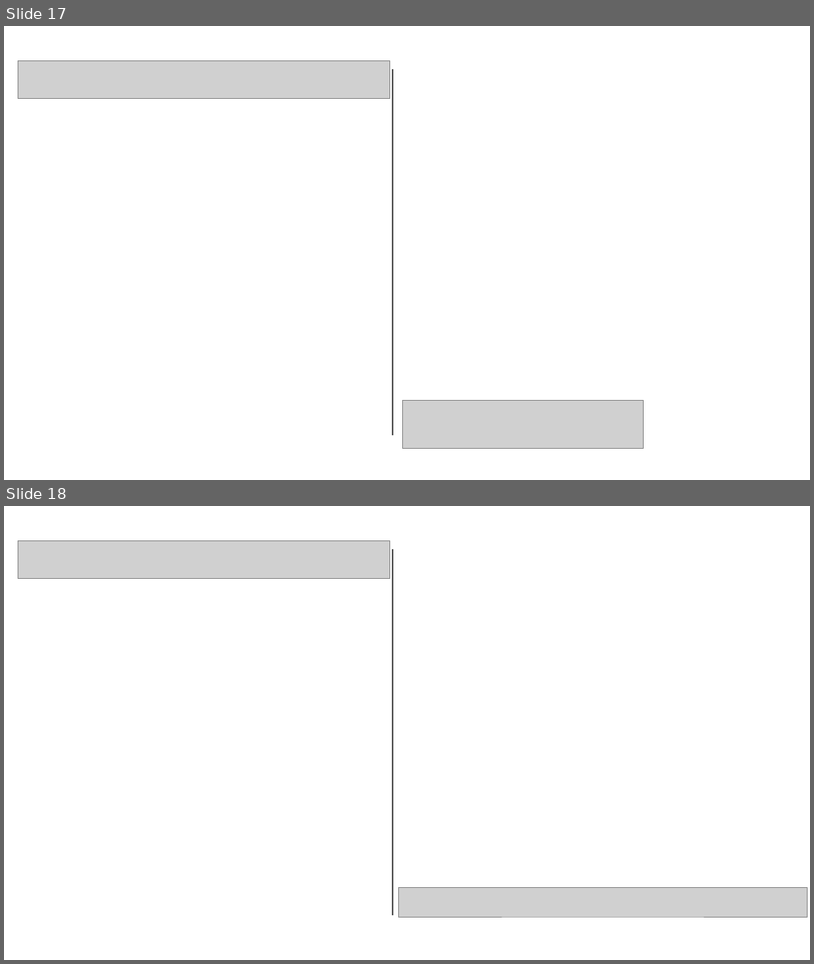
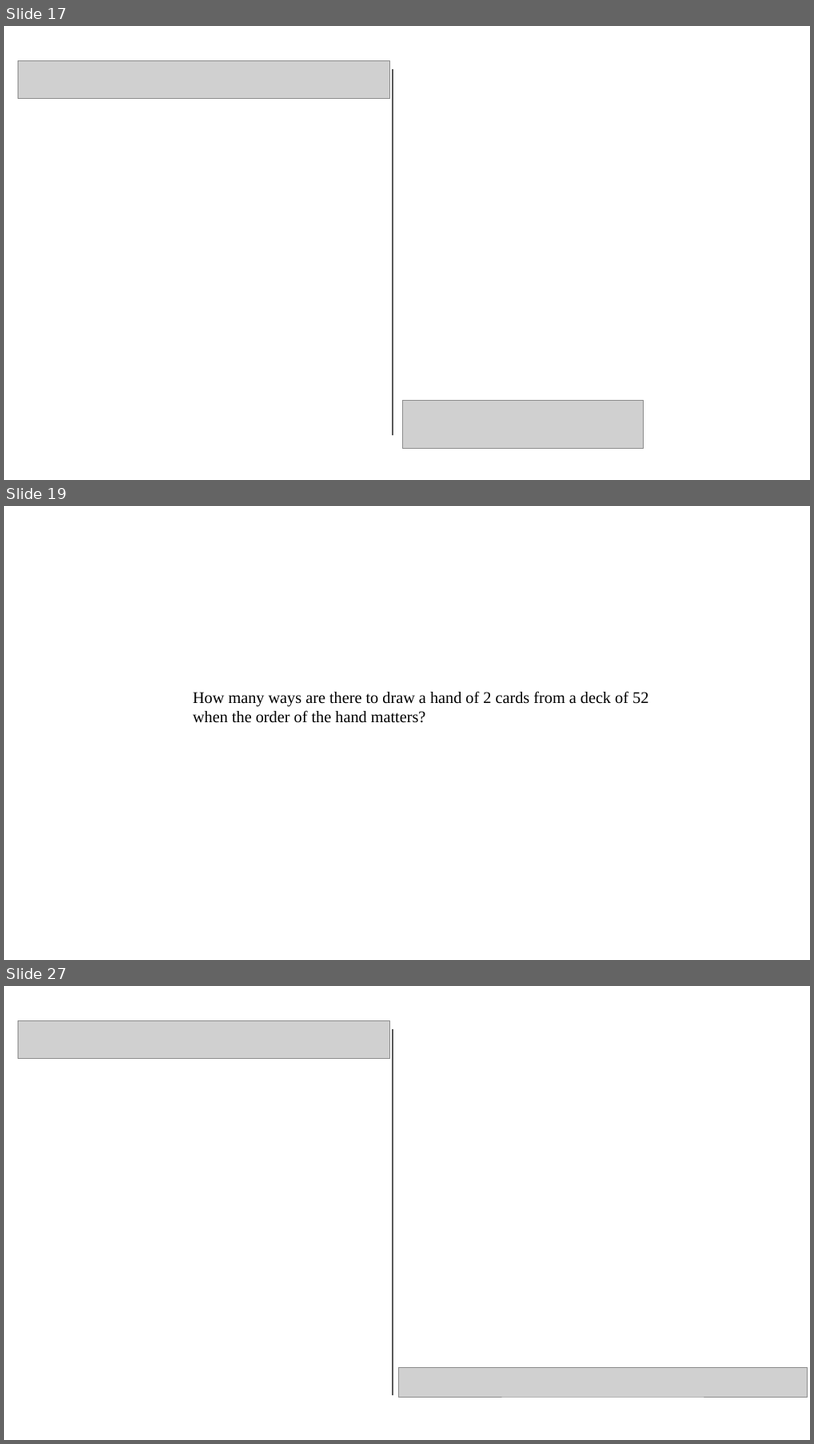
Before and after one commit to pvermees/geostats, a slide deck: slides/quizzes.odp. Shown one above the other, each under a label of ours: slides 17 and 18 before the commit, slides 17, 19 and 27 after it; the slides between them are not shown. The pictures are 814x964 and 814x1444 pixels, drawn with LibreOffice and Linux fonts; fonts in the diff are those of the drawing; grey boxes stand for pictures. Boxes give left, top, right and bottom in pixels: in the first picture for what was removed or moved away, otherwise in the second. Text is boxed around its words. In the diff, an @@ line names an element or a change of style, - is before the commit and + after.

```diff
--- a/slides/quizzes.odp
+++ b/slides/quizzes.odp
@@ slide 19 added at (x1=4, y1=506, x2=810, y2=960), background #FFFFFF @@
@@ text added at (x1=193, y1=691, x2=649, y2=723), 16 pt, text #000000 @@
+How many ways are there to draw a hand of 2 cards from a deck of 52 when the order of the hand matters?
@@ what was slide 18 is now slide 27 @@
```
Also in this commit, not shown: 8 other slides added, 4 other files.
